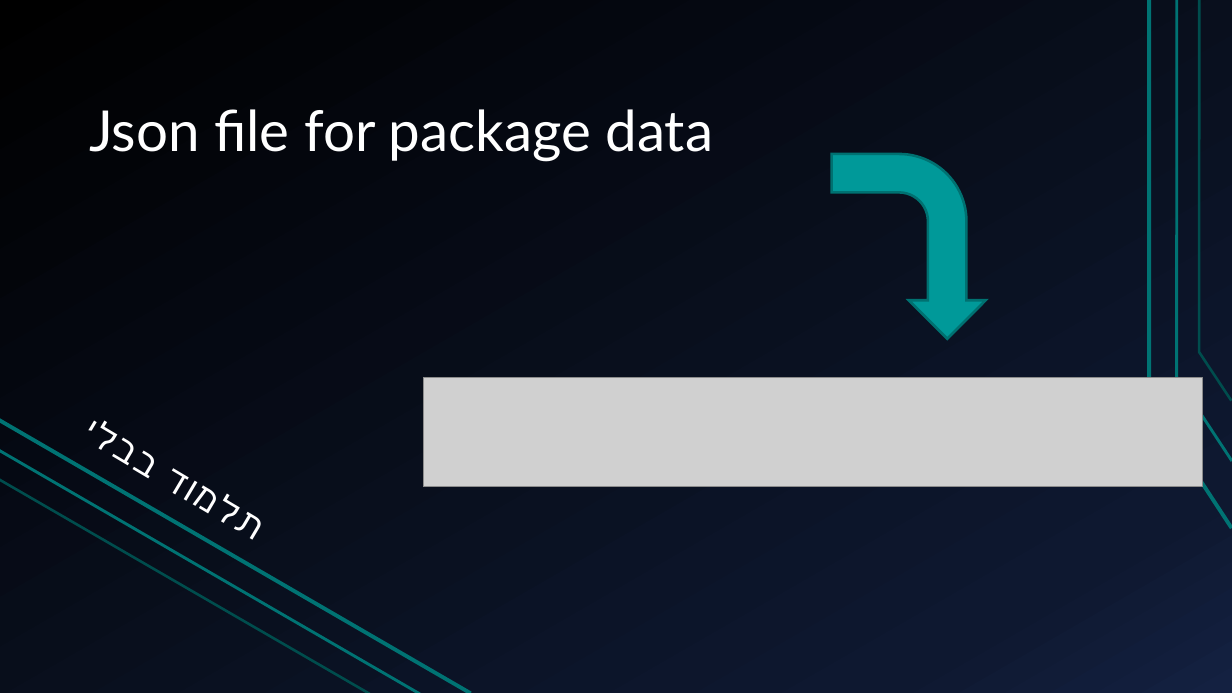
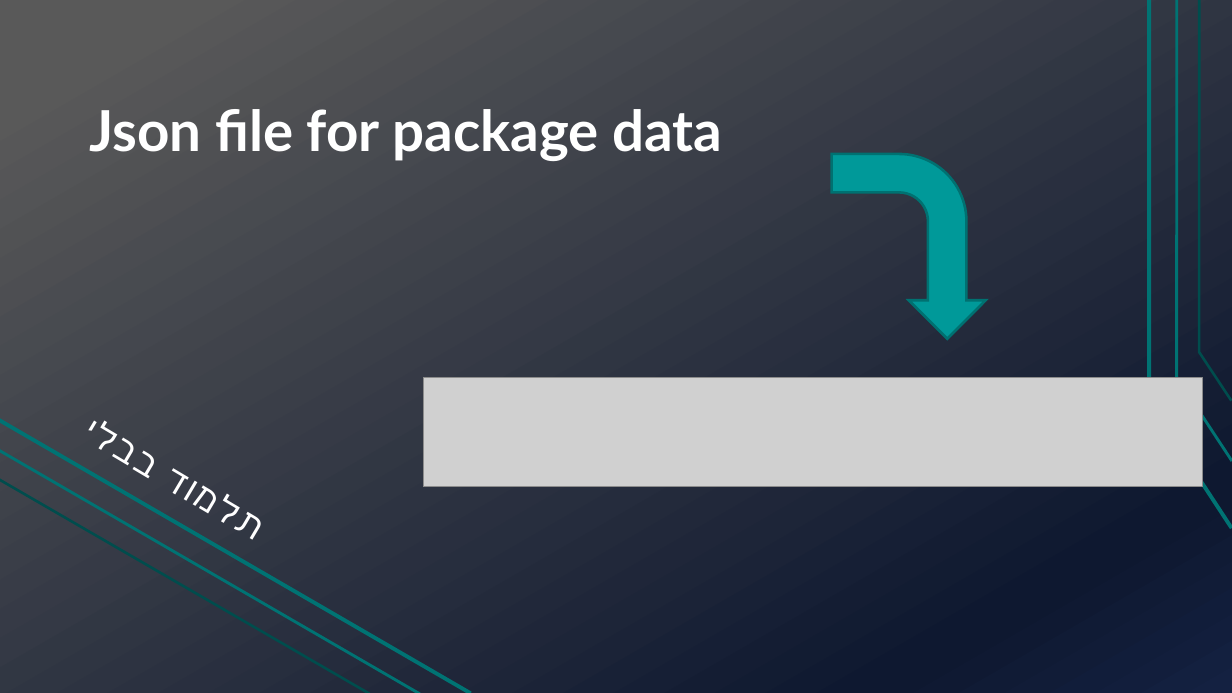
Before and after one commit to TechnionTDK/jbs-text2json, a slide deck: slide 12 of Text2Json.pptx (slide 9 before the commit). Drawn at 1232x693 pixels with LibreOffice and Linux fonts; fonts in the diff are those of the drawing; grey boxes stand for pictures. Boxes give left, top, right and bottom in pixels: in the first picture for what was removed or moved away, otherwise in the second. Text is boxed around its words. In the diff, an @@ line names an element or a change of style, - is before the commit and + after.

```diff
--- a/Text2Json.pptx
+++ b/Text2Json.pptx
@@ background gradient #000000 to #0F1931 to #142242 to gradient #595959 to #0F1931 to #142242 @@
@@ title "Json file for package data" at [89,109,722,161]: bold on @@
```
Also in this commit, not shown: 9 other slides changed, 4 slides added.
